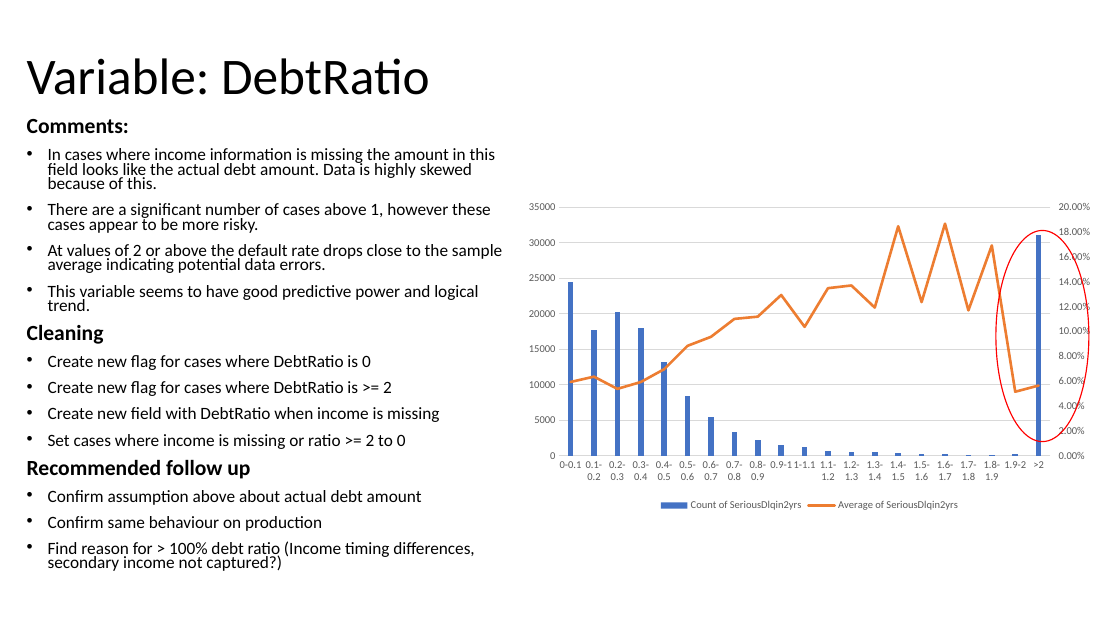
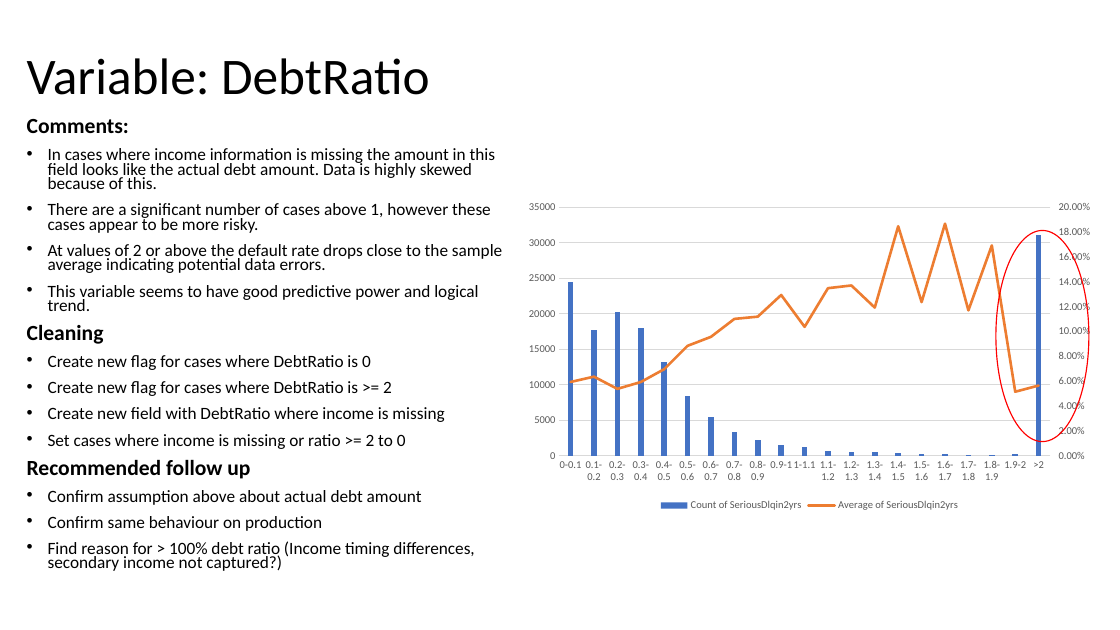
Before and after one commit to matthewjones-perth/givemesomecredit, a slide deck: slide 11 of Paidy Dataset Exercise.pptm. Drawn at 1120x630 pixels with LibreOffice and Linux fonts; fonts in the diff are those of the drawing. Boxes give left, top, right and bottom in pixels: in the first picture for what was removed or moved away, otherwise in the second. Text is boxed around its words. In the diff, an @@ line names an element or a change of style, - is before the commit and + after.

```diff
--- a/Paidy Dataset Exercise.pptm
+++ b/Paidy Dataset Exercise.pptm
@@ text at box(48, 407, 444, 422): text changed @@
-• Create new field with DebtRatio when income is missing
+• Create new field with DebtRatio where income is missing
```
Also in this commit, not shown: 12 other slides changed.
